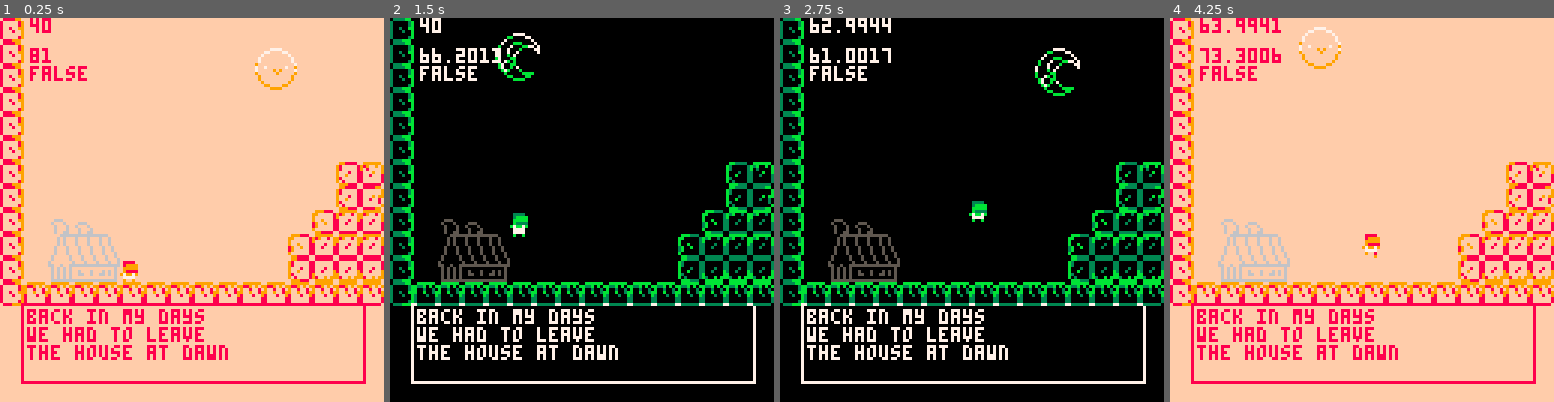
Above: before the commit, frames 1-4 (left to right).
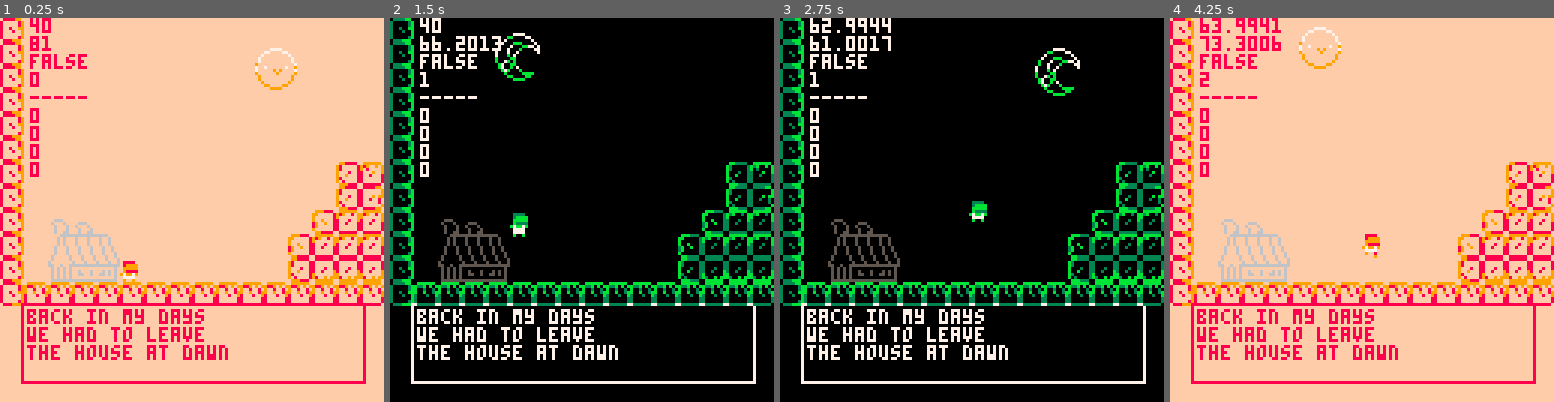
Above: after the commit, the same moments.

Repository: NataliaPrzemylska/milk1-way
Game: PICO-8 cartridge milkjourney.p8
Two runs of this game, one before a commit and one after it. Both use one fixed random seed, a clock stepped at 60 frames per second and the inputs below.
Inputs:
- Up to frame 1 (0.25 s): no input
- Up to frame 2 (1.5 s): tap X (X key) at 0.33, 1.07 s; tap O (Z key) at 0.7 s
- Up to frame 3 (2.75 s): hold Right 1.6-2.1 s; tap O (Z key) at 1.7, 2.1, 2.5 s; tap X (X key) at 1.85 s; hold Up 2.15-2.42 s; hold Right from 2.47 s (still down)
- Up to frame 4 (4.25 s): tap O (Z key) every 0.4 s from 2.9 to 4.1 s; tap X (X key) at 2.97, 4.08 s; release Right at 3.03 s; hold Left 3.08-3.58 s; hold Right from 4.02 s (still down)

The runs differ from the first frame. In frame 1, 0.9% of the frame differs, in the area x 7-23%, y 4-42%; in frame 2, 1.2%; in frame 3, 1.2%; in frame 4, 1.3%, in the area x 7-29%, y 4-42%.

Commit message:
swaping error

Diff:
--- a/levels.lua
+++ b/levels.lua
@@ -17,6 +17,10 @@
     spawn_left={x=1, y=16}, spawn_right=nil,
     quote="but I finally found the cow",
     cow_location={x=64, y=49, width=8, height=8}}
+
+levels[5] = { left_lvl=6, right_lvl=nil, mapX=2, mapY=0,
+    spawn_left={x=1, y=80}, spawn_right={x=120, y=16},
+    quote="and the hills\nwere *really* tall"}
 
 mapX = levels[1].mapX
 mapY = levels[1].mapY
@@ -44,6 +48,8 @@
     end
     player.x = spawn.x
     player.y = spawn.y
+
+    adjust_platforms()
 end
 
 -- reconfigure the game for >>>comeback<<<
@@ -62,6 +68,26 @@
     fset(101,3, true)
     fset(101,1, false)
     fset(101,2, false)
+end
+
+function adjust_platforms()
+    --Changing day/night dependent objects
+    temp_mapx = mapX
+    temp_mapy = mapY
+    for i=16*mapX, 16*mapX+16 do
+        for j=16*mapY, 16*mapY+16 do
+            local map_tile = mget(i,j)
+            if fget(map_tile, 2) then
+                if map_tile % 2 == 0 and day then
+                    mset(i,j,map_tile+1)
+                elseif map_tile % 2 != 0 and not day then
+                    mset(i,j,map_tile-1)
+                end
+            end
+        end
+    end
+
+    adjust += 1
 end
 
 function draw_level()
@@ -87,19 +113,7 @@
             changed_day = true
             sun_position = 0
 
-            --Changing day/night dependent objects
-            for i=16*mapX, 16*mapX+16 do
-                for j=16*mapY, 16*mapY+16 do
-                    local map_tile = mget(i,j)
-                    if fget(map_tile, 2) then
-                        if map_tile % 2 == 0 then
-                            mset(i,j,map_tile+1)
-                        else
-                            mset(i,j,map_tile-1)
-                        end
-                    end
-                end
-            end
+
         elseif changed_day and sun_position >= stop_position then
             changing_now = false
         end
--- a/main.lua
+++ b/main.lua
@@ -5,6 +5,9 @@
     set_day(day)
     journey_days = 0
     debug = false
+    adjust = 0
+    temp_mapx = mapX
+    temp_mapy = mapY
 end
 
 function _update()
@@ -40,6 +43,12 @@
 
     --debug
     print(player.x,10,0)
-    print(player.y,10,10)
+    print(player.y)
     print(player.has_milk)
+    print(adjust)
+    print("-----")
+    print(mapX)
+    print(mapY)
+    print(temp_mapx)
+    print(temp_mapy)
 end
--- a/player.lua
+++ b/player.lua
@@ -73,6 +73,7 @@
     if input.flip and (not old_input.flip) then
         if start_day_change() then
             journey_days += 0.5
+            adjust_platforms()
         end
     end
 
